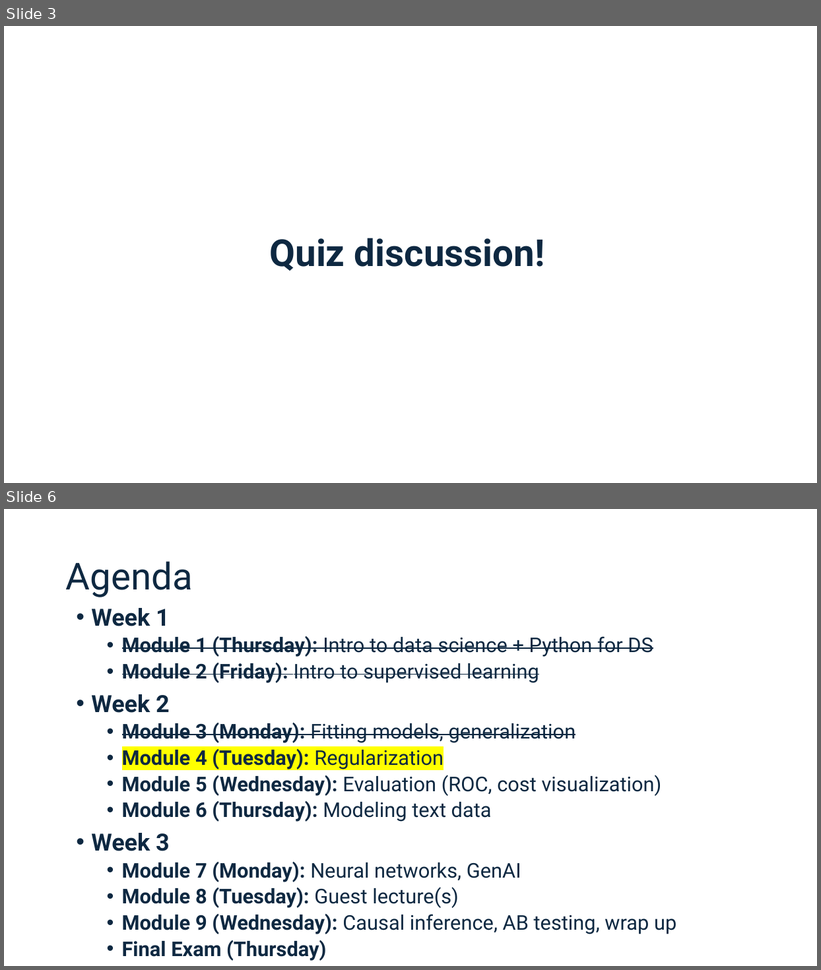
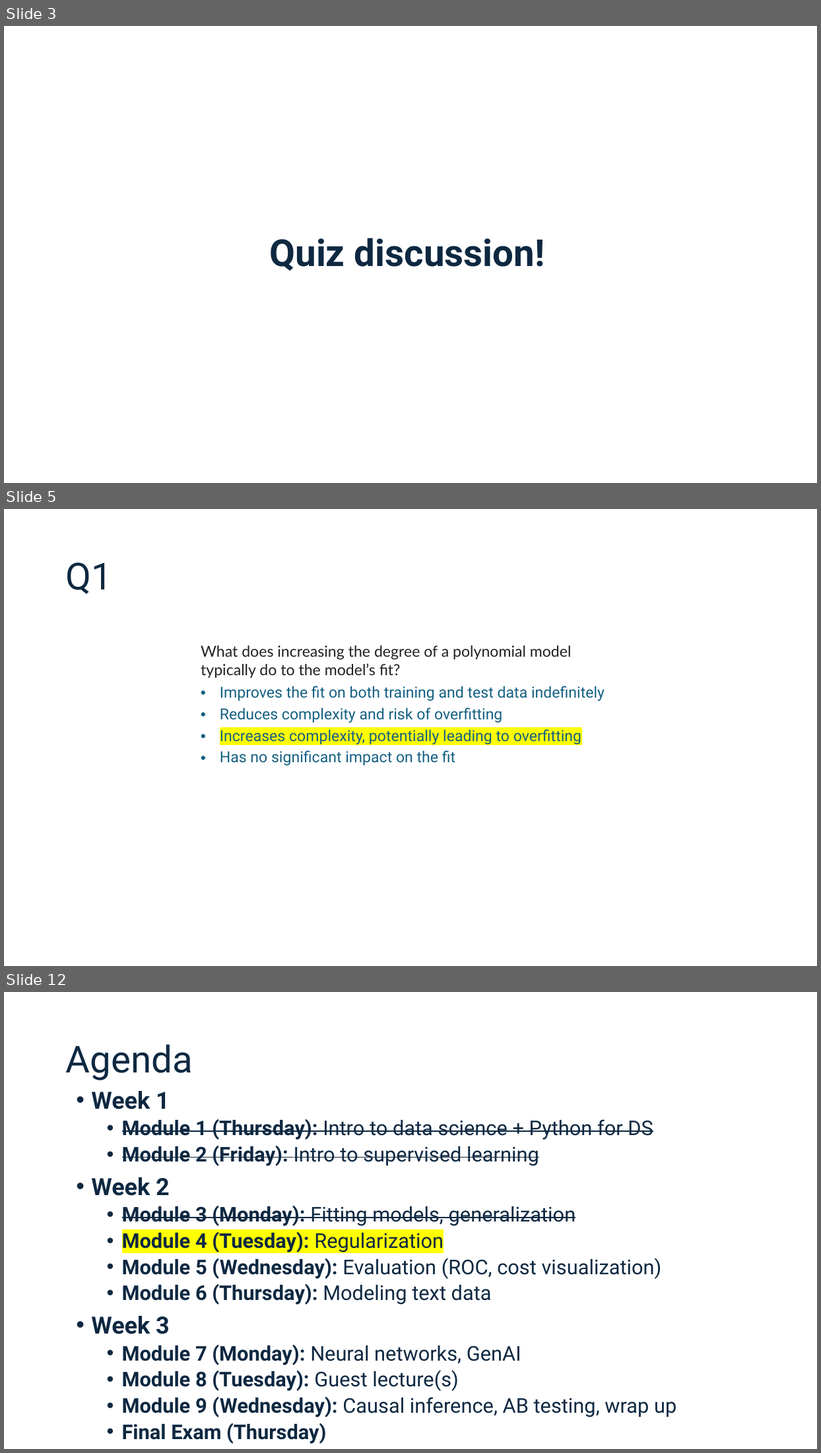
Before and after one commit to connordouglas10/DS-Tech-2025January, a slide deck: Modules/Module4/Slides 4.pptx. Shown one above the other, each under a label of ours: slides 3 and 6 before the commit, slides 3, 5 and 12 after it; the slides between them are not shown. The pictures are 821x970 and 821x1453 pixels, drawn with LibreOffice and Linux fonts; fonts in the diff are those of the drawing. Boxes give left, top, right and bottom in pixels: in the first picture for what was removed or moved away, otherwise in the second. Text is boxed around its words. In the diff, an @@ line names an element or a change of style, - is before the commit and + after.

```diff
--- a/Modules/Module4/Slides 4.pptx
+++ b/Modules/Module4/Slides 4.pptx
@@ slide 5 added at (x1=4, y1=509, x2=817, y2=966), background #FFFFFF @@
@@ title added at (x1=66, y1=562, x2=113, y2=594), 44 pt, text #0E2841 @@
+Q1
@@ text added at (x1=201, y1=646, x2=572, y2=678), 18 pt, text #202122 @@
+What does increasing the degree of a polynomial model typically do to the model’s fit?
@@ table added at (x1=177, y1=682, x2=638, y2=770), 4 rows, 2 columns @@
+ | Improves the fit on both training and test data indefinitely
+ | Reduces complexity and risk of overfitting
+ | Increases complexity, potentially leading to overfitting
+ | Has no significant impact on the fit
@@ what was slide 6 is now slide 12 @@
```
Also in this commit, not shown: 3 slides changed, 24 other slides added, 2 slides removed, 7 other files.
